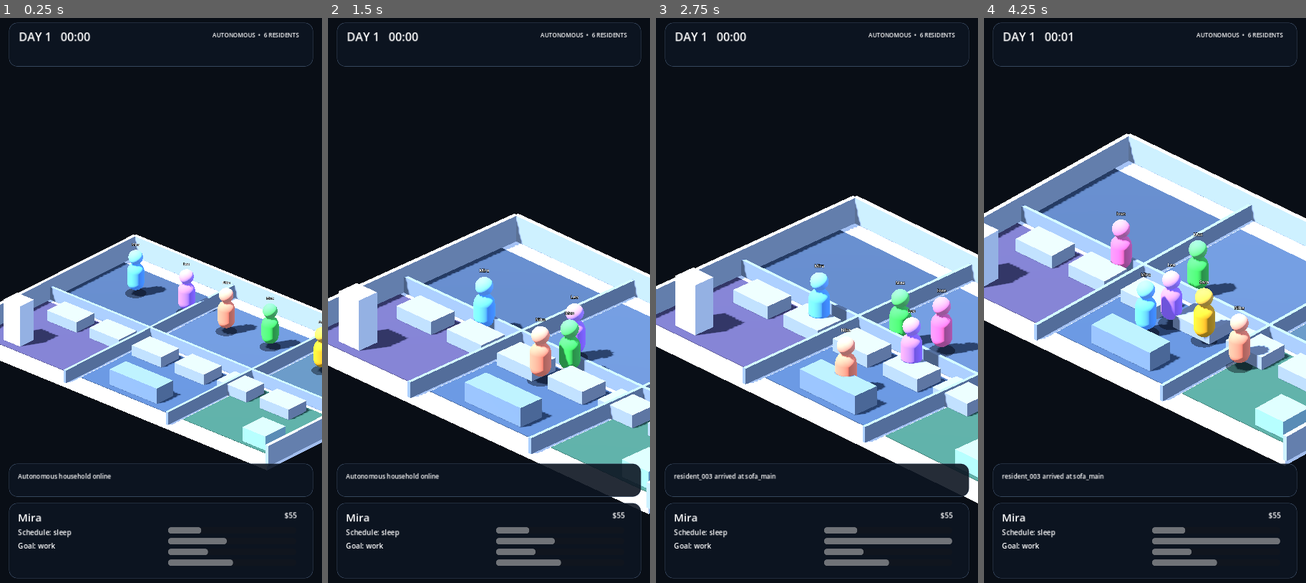
Above: before the commit, frames 1-4 (left to right).
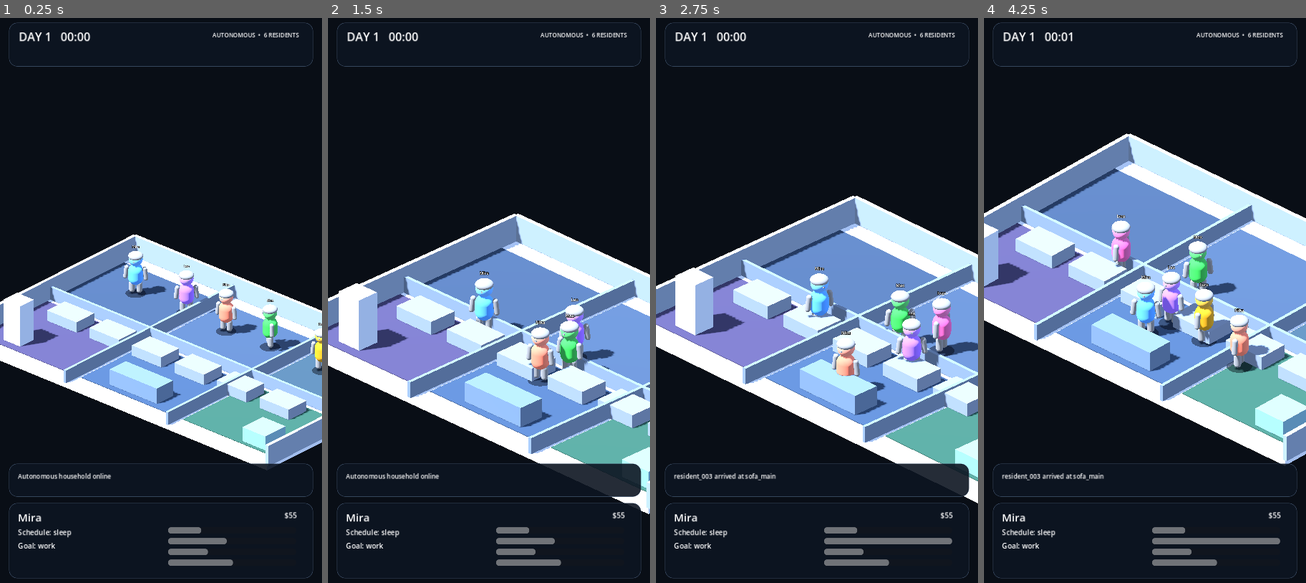
Above: after the commit, the same moments.

Repository: motomotoo2001-maker/lifebox-live
Game: Godot game, scene res://scenes/debug/visual_showcase.tscn
Same seed, same stepped clock (60 frames per second), same inputs: the game is played once before the commit and once after it. The project has no main scene, so this scene is started directly.
Inputs:
- Up to frame 1 (0.25 s): no input
- Up to frame 2 (1.5 s): no input
- Up to frame 3 (2.75 s): no input
- Up to frame 4 (4.25 s): no input

The runs differ from the first frame. In frame 1, 1.2% of the frame differs, in the area x 38-100%, y 39-64%; in frame 2, 1.3%; in frame 3, 1.7%; in frame 4, 2.2%, in the area x 39-89%, y 34-63%.

Commit message:
art: improve resident low poly silhouette

Diff:
--- a/scenes/characters/resident_actor_3d.tscn
+++ b/scenes/characters/resident_actor_3d.tscn
@@ -1,19 +1,34 @@
-[gd_scene load_steps=5 format=3]
+[gd_scene load_steps=9 format=3]
 
 [ext_resource type="Script" path="res://scripts/presentation/characters/resident_actor_3d.gd" id="1_script"]
 
 [sub_resource type="CapsuleMesh" id="CapsuleMesh_body"]
-radius = 0.34
-height = 1.15
+radius = 0.30
+height = 0.88
 
 [sub_resource type="SphereMesh" id="SphereMesh_head"]
+radius = 0.28
+height = 0.56
+
+[sub_resource type="CapsuleMesh" id="CapsuleMesh_leg"]
+radius = 0.115
+height = 0.52
+
+[sub_resource type="CapsuleMesh" id="CapsuleMesh_arm"]
+radius = 0.09
+height = 0.58
+
+[sub_resource type="SphereMesh" id="SphereMesh_hair"]
 radius = 0.29
 height = 0.58
 
 [sub_resource type="CylinderMesh" id="CylinderMesh_shadow"]
-top_radius = 0.42
-bottom_radius = 0.42
-height = 0.025
+top_radius = 0.40
+bottom_radius = 0.40
+height = 0.02
+
+[sub_resource type="BoxMesh" id="BoxMesh_nose"]
+size = Vector3(0.05, 0.05, 0.06)
 
 [node name="ResidentActor3D" type="CharacterBody3D"]
 script = ExtResource("1_script")
@@ -29,17 +44,44 @@
 position = Vector3(0, 0.018, 0)
 mesh = SubResource("CylinderMesh_shadow")
 
+[node name="LegLeft" type="MeshInstance3D" parent="Visuals"]
+position = Vector3(-0.15, 0.34, 0)
+mesh = SubResource("CapsuleMesh_leg")
+
+[node name="LegRight" type="MeshInstance3D" parent="Visuals"]
+position = Vector3(0.15, 0.34, 0)
+mesh = SubResource("CapsuleMesh_leg")
+
 [node name="Body" type="MeshInstance3D" parent="Visuals"]
-position = Vector3(0, 0.78, 0)
+position = Vector3(0, 0.88, 0)
 mesh = SubResource("CapsuleMesh_body")
 
+[node name="ArmLeft" type="MeshInstance3D" parent="Visuals"]
+position = Vector3(-0.39, 0.94, 0)
+rotation = Vector3(0, 0, -0.12)
+mesh = SubResource("CapsuleMesh_arm")
+
+[node name="ArmRight" type="MeshInstance3D" parent="Visuals"]
+position = Vector3(0.39, 0.94, 0)
+rotation = Vector3(0, 0, 0.12)
+mesh = SubResource("CapsuleMesh_arm")
+
 [node name="Head" type="MeshInstance3D" parent="Visuals"]
-position = Vector3(0, 1.62, 0)
+position = Vector3(0, 1.55, 0)
 mesh = SubResource("SphereMesh_head")
 
+[node name="Hair" type="MeshInstance3D" parent="Visuals"]
+position = Vector3(0, 1.68, 0)
+scale = Vector3(1.02, 0.55, 1.02)
+mesh = SubResource("SphereMesh_hair")
+
+[node name="Nose" type="MeshInstance3D" parent="Visuals"]
+position = Vector3(0, 1.54, -0.285)
+mesh = SubResource("BoxMesh_nose")
+
 [node name="NameLabel" type="Label3D" parent="Visuals"]
-position = Vector3(0, 2.18, 0)
+position = Vector3(0, 2.08, 0)
 text = "Resident"
-font_size = 28
+font_size = 26
 outline_size = 8
 billboard = 1
